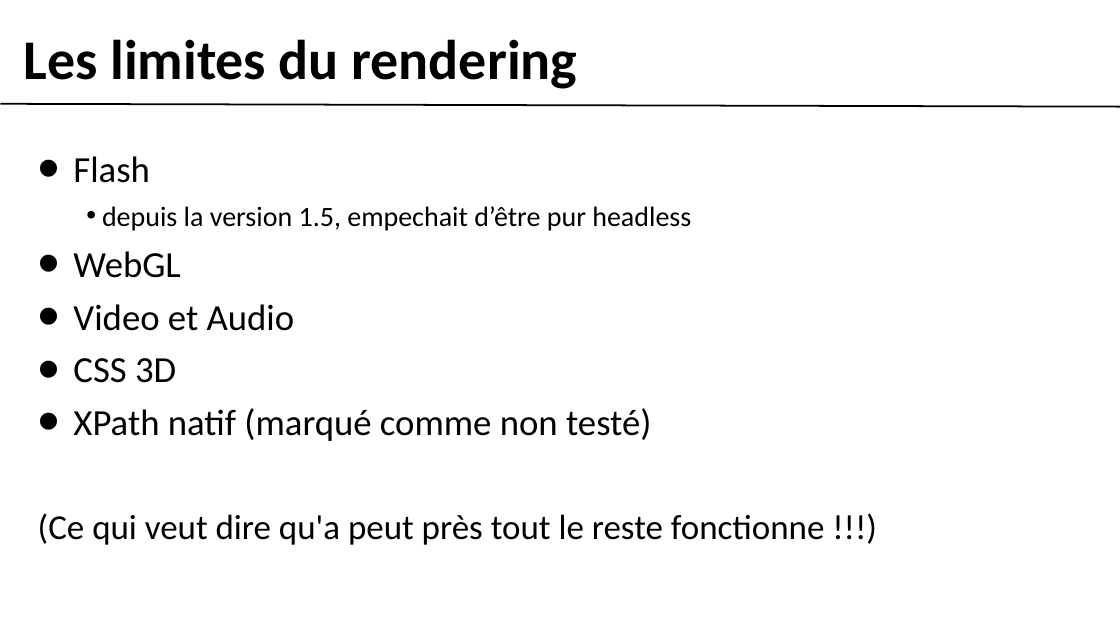
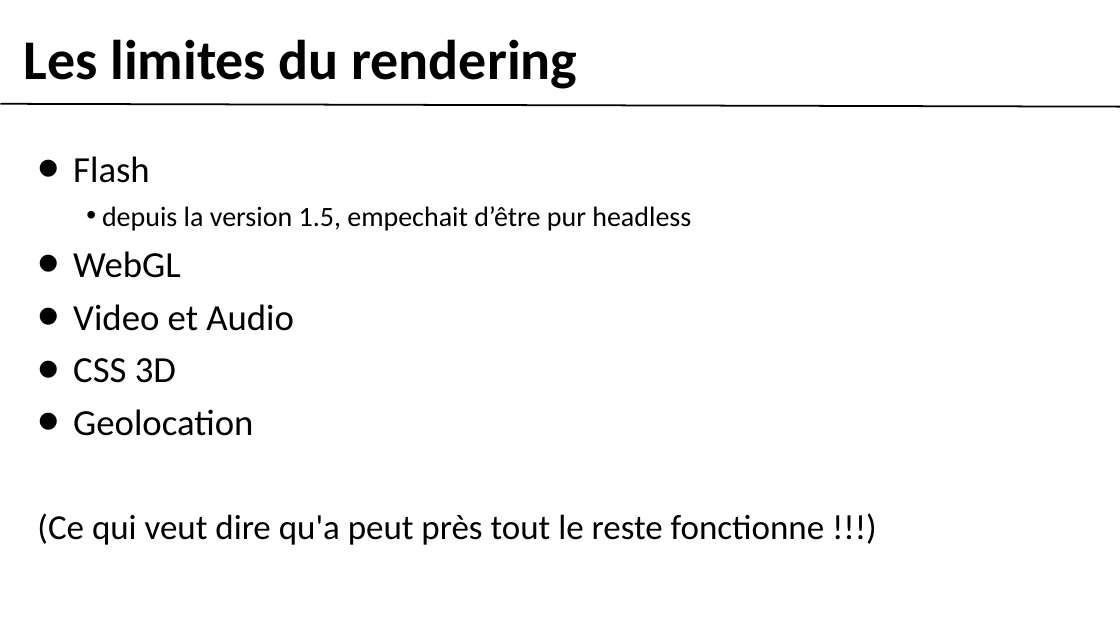
Before and after one commit to gobengo/devoxx-panorama-js-testing, a slide deck: slide 6 of doc/phantom_part.ppt. Drawn at 1120x630 pixels with LibreOffice and Linux fonts; fonts in the diff are those of the drawing; background and template pictures are left out. Boxes give left, top, right and bottom in pixels: in the first picture for what was removed or moved away, otherwise in the second. Text is boxed around its words. In the diff, an @@ line names an element or a change of style, - is before the commit and + after.

```diff
--- a/doc/phantom_part.ppt
+++ b/doc/phantom_part.ppt
@@ text at bbox=[37, 156, 825, 545]: indent changed @@
@@ text at bbox=[73, 409, 253, 436]: text changed @@
-• XPath natif (marqué comme non testé)
+• Geolocation
```
Also in this commit, not shown: 5 other slides changed, 5 other files.
